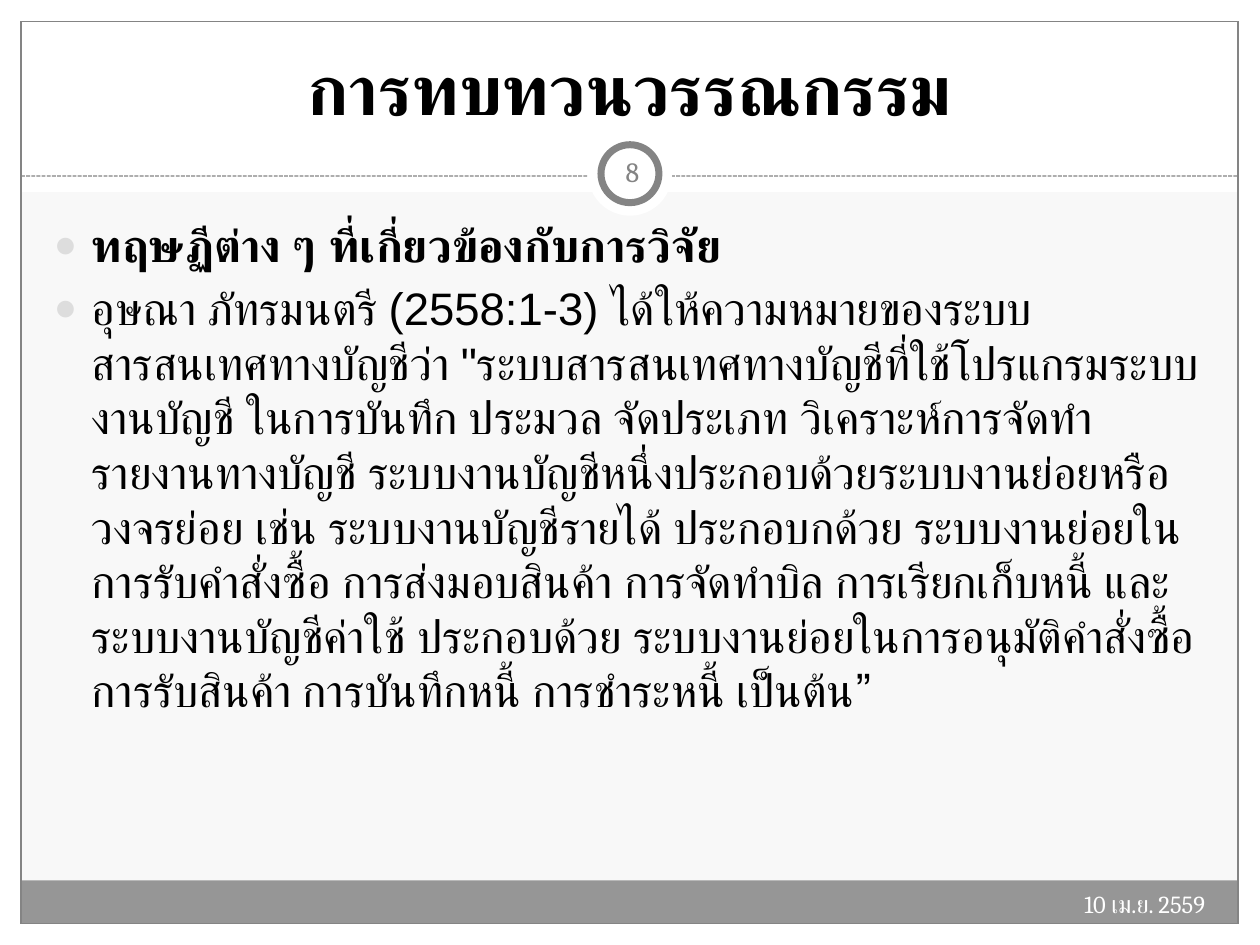
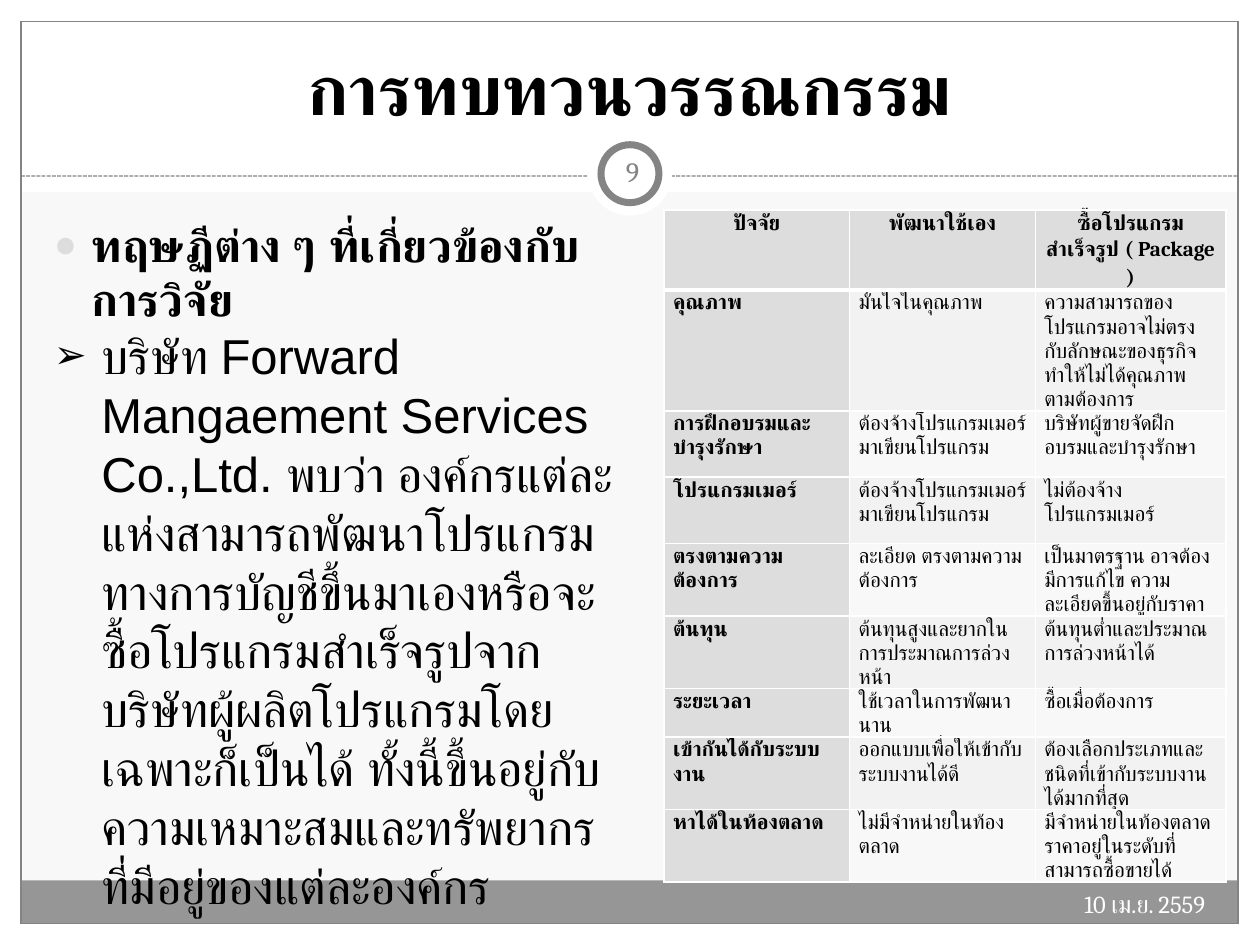
Before and after one commit to Tanandara/research, a slide deck: slide 9 of ฐานันดร์(โปรแกรมบัญชี RCIM)-Workshop (MBA).pptx (slide 8 before the commit). Drawn at 1260x945 pixels with LibreOffice and Linux fonts; fonts in the diff are those of the drawing. Boxes give left, top, right and bottom in pixels: in the first picture for what was removed or moved away, otherwise in the second. Text is boxed around its words. In the diff, an @@ line names an element or a change of style, - is before the commit and + after.

```diff
--- a/ฐานันดร์(โปรแกรมบัญชี RCIM)-Workshop (MBA).pptx
+++ b/ฐานันดร์(โปรแกรมบัญชี RCIM)-Workshop (MBA).pptx
@@ page number at bbox=[626, 163, 639, 182]: text changed @@
-8
+9
@@ table added at bbox=[664, 210, 1225, 888], 9 rows, 3 columns @@
+ปัจจัย | พัฒนาใช้เอง | ซื้อโปรแกรมสำเร็จรูป ( Package )
+คุณภาพ | มั่นใจในคุณภาพ | ความสามารถของโปรแกรมอาจไม่ตรงกับลักษณะของธุรกิจ ทำให้ไม่ได้คุณภาพตามต้องการ
+การฝึกอบรมและบำรุงรักษา | ต้องจ้างโปรแกรมเมอร์มาเขียนโปรแกรม | บริษัทผู้ขายจัดฝึกอบรมและบำรุงรักษา
+โปรแกรมเมอร์ | ต้องจ้างโปรแกรมเมอร์มาเขียนโปรแกรม | ไม่ต้องจ้างโปรแกรมเมอร์
+ตรงตามความต้องการ | ละเอียด ตรงตามความต้องการ | เป็นมาตรฐาน อาจต้องมีการแก้ไข ความละเอียดขึ้นอยู่กับราคา
+ต้นทุน | ต้นทุนสูงและยากในการประมาณการล่วงหน้า | ต้นทุนต่ำและประมาณการล่วงหน้าได้
+ระยะเวลา | ใช้เวลาในการพัฒนานาน | ซื้อเมื่อต้องการ
+เข้ากันได้กับระบบงาน | ออกแบบเพื่อให้เข้ากับระบบงานได้ดี | ต้องเลือกประเภทและชนิดที่เข้ากับระบบงานได้มากที่สุด
+หาได้ในท้องตลาด | ไม่มีจำหน่ายในท้องตลาด | มีจำหน่ายในท้องตลาด ราคาอยู่ในระดับที่สามารถซื้อขายได้
@@ text at bbox=[101, 337, 613, 918]: text changed; size 26 to 28 pt @@
-● อุษณา ภัทรมนตรี (2558:1-3) ได้ให้ความหมายของระบบสารสนเทศทางบัญชีว่า "ระบบสารสนเทศทางบัญชีที่ใช้โปรแกรมระบบงานบัญชี ในการบันทึก ประมวล จัดประเภท วิเคราะห์การจัดทำรายงานทางบัญชี ระบบงานบัญชีหนึ่งประกอบด้วยระบบงานย่อยหรือวงจรย่อย เช่น ระบบงานบัญชีรายได้ ประกอบกด้วย ระบบงานย่อยในการรับคำสั่งซื้อ การส่งมอบสินค้า การจัดทำบิล การเรียกเก็บหนี้ และระบบงานบัญชีค่าใช้ ประกอบด้วย ระบบงานย่อยในการอนุมัติคำสั่งซื้อการรับสินค้า การบันทึกหนี้ การชำระหนี้ เป็นต้น”
+➢ บริษัท Forward Mangaement Services Co.,Ltd. พบว่า องค์กรแต่ละแห่งสามารถพัฒนาโปรแกรมทางการบัญชีขึ้นมาเองหรือจะซื้อโปรแกรมสำเร็จรูปจากบริษัทผู้ผลิตโปรแกรมโดยเฉพาะก็เป็นได้ ทั้งนี้ขึ้นอยู่กับความเหมาะสมและทรัพยากรที่มีอยู่ของแต่ละองค์กร
```
Also in this commit, not shown: 9 other slides changed, 1 slide added, 4 slides removed, 2 other files.
